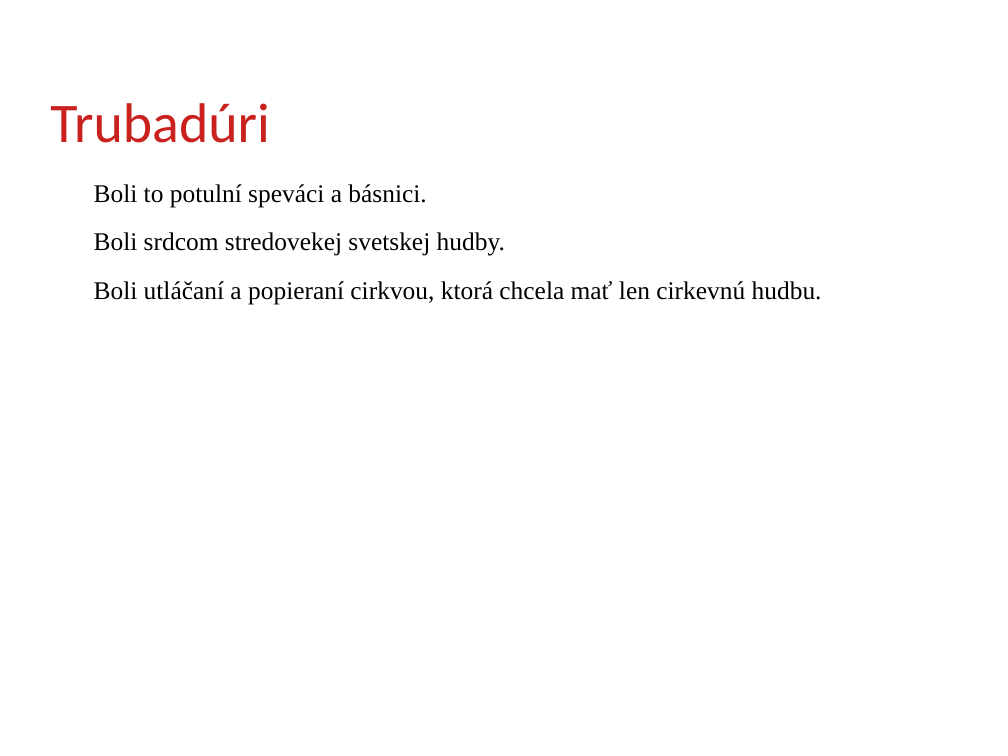
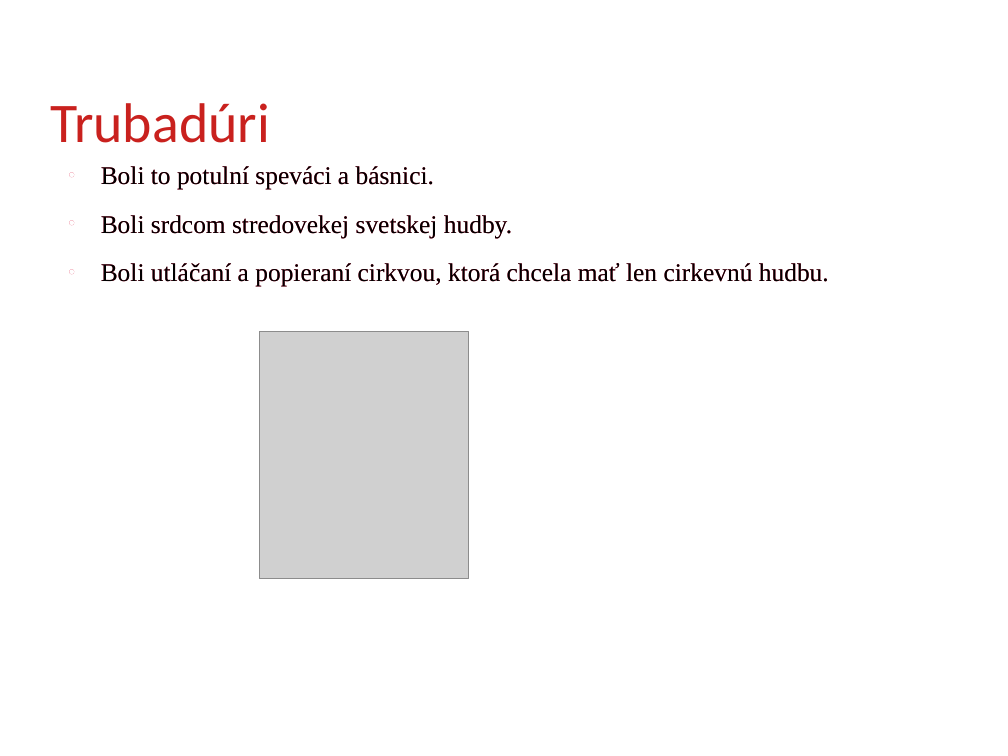
Before and after one commit to jenca-adam/stredoveka-hudba, a slide deck: slide 4 of MIDDLEAGEMUSIC.odp (slide 3 before the commit). Drawn at 1008x756 pixels with LibreOffice and Linux fonts; fonts in the diff are those of the drawing; grey boxes stand for pictures; background and template pictures are left out. Boxes give left, top, right and bottom in pixels: in the first picture for what was removed or moved away, otherwise in the second. Text is boxed around its words. In the diff, an @@ line names an element or a change of style, - is before the commit and + after.

```diff
--- a/MIDDLEAGEMUSIC.odp
+++ b/MIDDLEAGEMUSIC.odp
@@ text "Boli to potulní speváci a ...": place and size @@
-text "Boli to potulní speváci a ..." at [94, 184, 822, 305]
+text "Boli to potulní speváci a ..." at [101, 166, 829, 287]
@@ picture added at [259, 331, 468, 579] @@
```
Also in this commit, not shown: 2 slides added, 1 slide removed, 1 other file.
